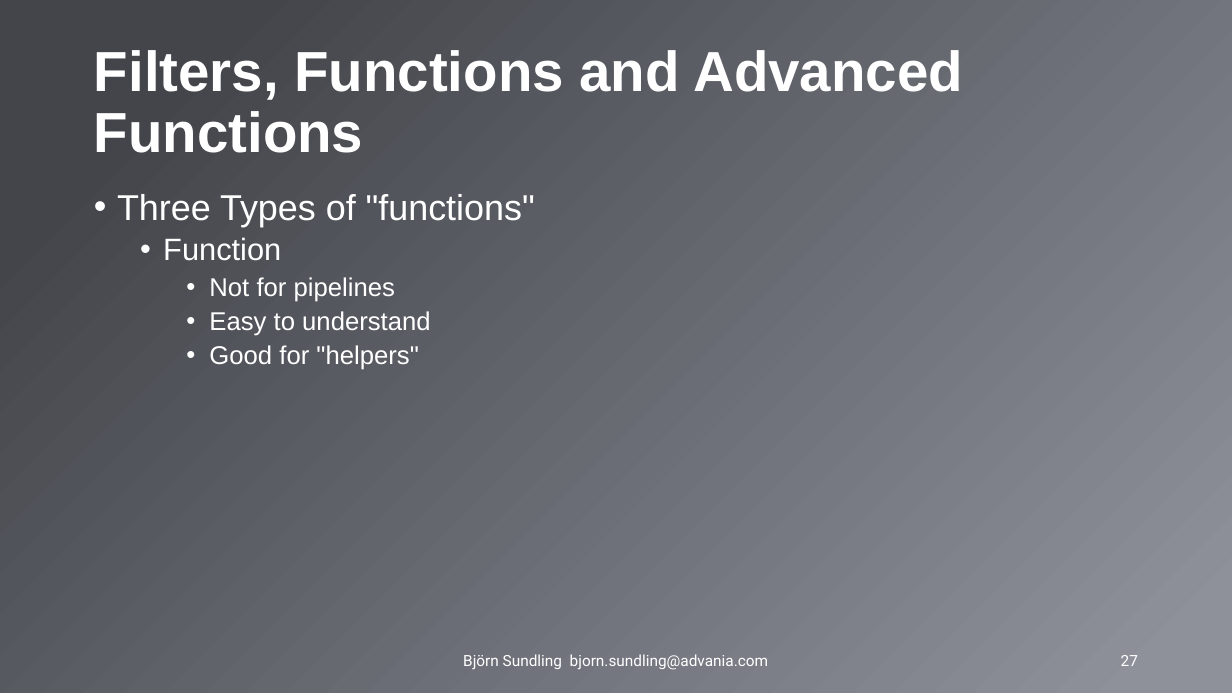
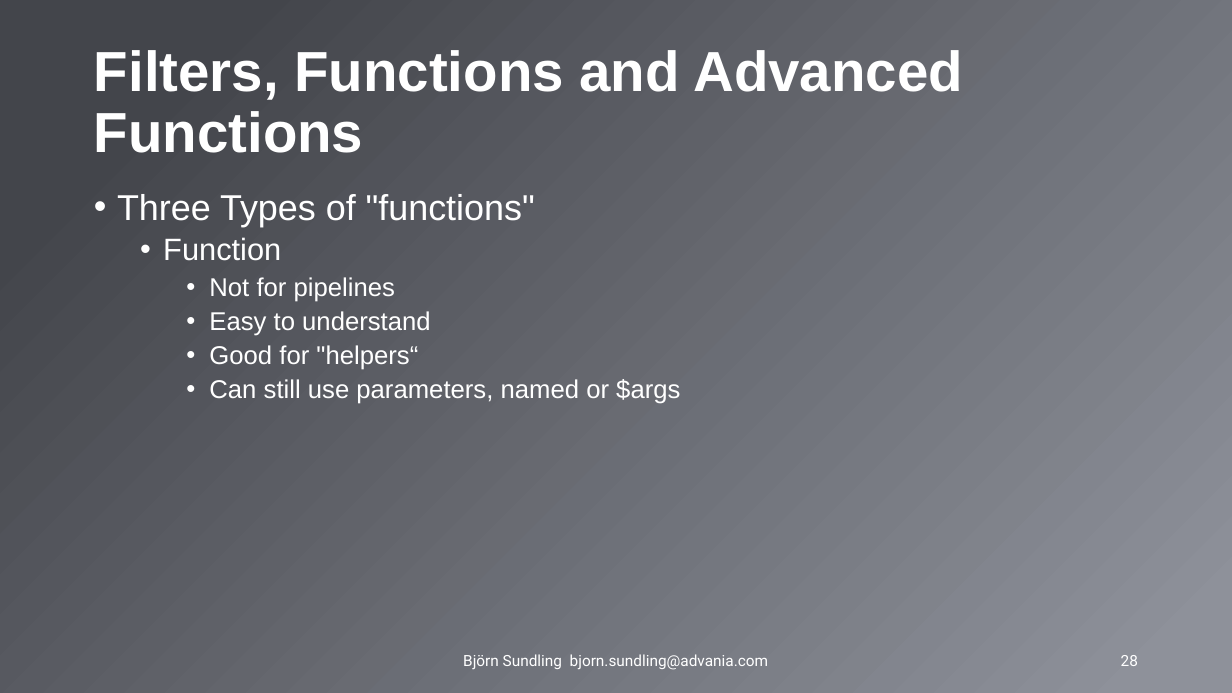
Before and after one commit to AdvaniaSE/PowerShellAdvancedFundamentals, a slide deck: slide 28 of PowerShell Advanced Fundamentals.pptx (slide 27 before the commit). Drawn at 1232x693 pixels with LibreOffice and Linux fonts; fonts in the diff are those of the drawing; background and template pictures are left out. Boxes give left, top, right and bottom in pixels: in the first picture for what was removed or moved away, otherwise in the second. Text is boxed around its words. In the diff, an @@ line names an element or a change of style, - is before the commit and + after.

```diff
--- a/PowerShell Advanced Fundamentals.pptx
+++ b/PowerShell Advanced Fundamentals.pptx
@@ text at [209,345,680,404]: text changed @@
-    • Good for "helpers"
+    • Good for "helpers“
+    • Can still use parameters, named or $args
@@ page number at [1121,655,1138,666]: text changed @@
-27
+28
```
Also in this commit, not shown: 9 other slides changed, 3 slides added.
